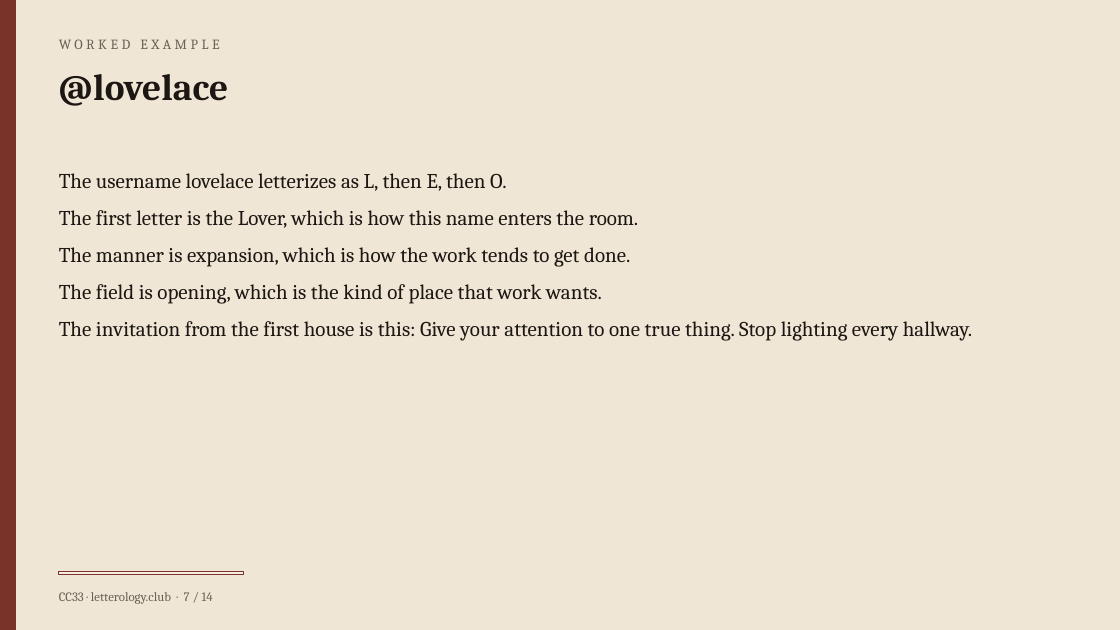
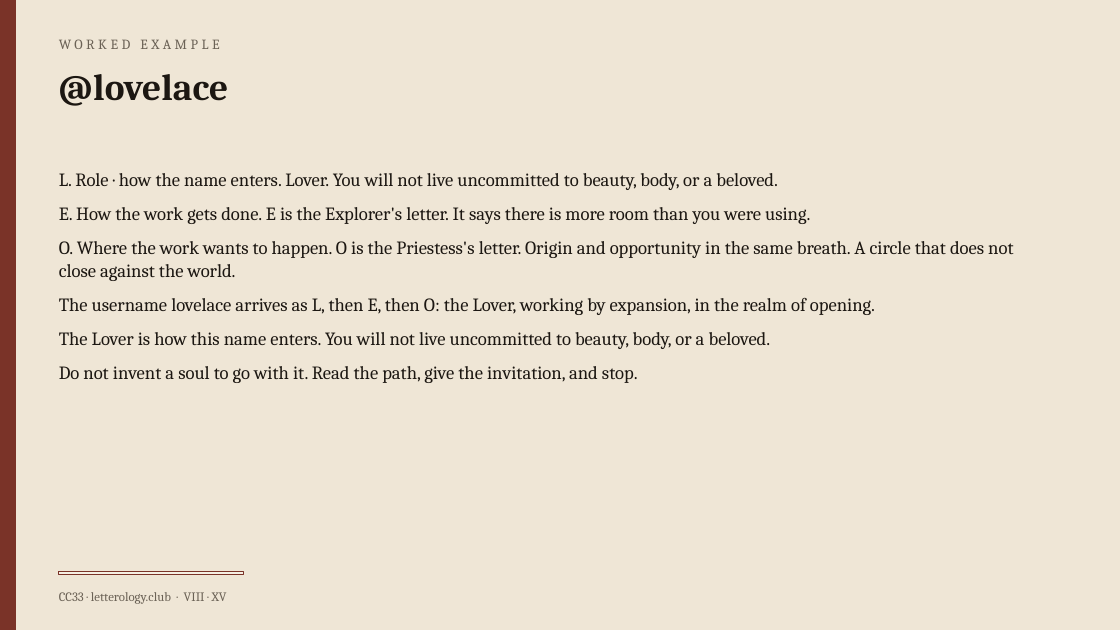
Before and after one commit to ImperialDave/Letterology-Calculator, a slide deck: slide 8 of public/brief.pptx (slide 7 before the commit). Drawn at 1120x630 pixels with LibreOffice and Linux fonts; fonts in the diff are those of the drawing. Boxes give left, top, right and bottom in pixels: in the first picture for what was removed or moved away, otherwise in the second. Text is boxed around its words. In the diff, an @@ line names an element or a change of style, - is before the commit and + after.

Commit message:
Grade the portrait A+ to F and rebuild the quiz as a fifty-item inventory.
The Brief writes quantities as Romans and says what a Letter brain is. The test shuffles sides, scores ten aspects on their own, and keeps the Letter-brain mark separate from the seats.

```diff
--- a/public/brief.pptx
+++ b/public/brief.pptx
@@ text at [59,173,1013,383]: text changed; size 18 to 16 pt @@
-The username lovelace letterizes as L, then E, then O.
-The first letter is the Lover, which is how this name enters the room.
-The manner is expansion, which is how the work tends to get done.
-The field is opening, which is the kind of place that work wants.
-The invitation from the first house is this: Give your attention to one true thing. Stop lighting every hallway.
+L. Role · how the name enters. Lover. You will not live uncommitted to beauty, body, or a beloved.
+E. How the work gets done. E is the Explorer's letter. It says there is more room than you were using.
+O. Where the work wants to happen. O is the Priestess's letter. Origin and opportunity in the same breath. A circle that does not close against the world.
+The username lovelace arrives as L, then E, then O: the Lover, working by expansion, in the realm of opening.
+The Lover is how this name enters. You will not live uncommitted to beauty, body, or a beloved.
+Do not invent a soul to go with it. Read the path, give the invitation, and stop.
@@ text at [59,592,227,604]: text changed @@
-CC33 · letterology.club · 7 / 14
+CC33 · letterology.club · VIII · XV
```
Also in this commit, not shown: 13 other slides changed, 1 slide added, 15 other files.
